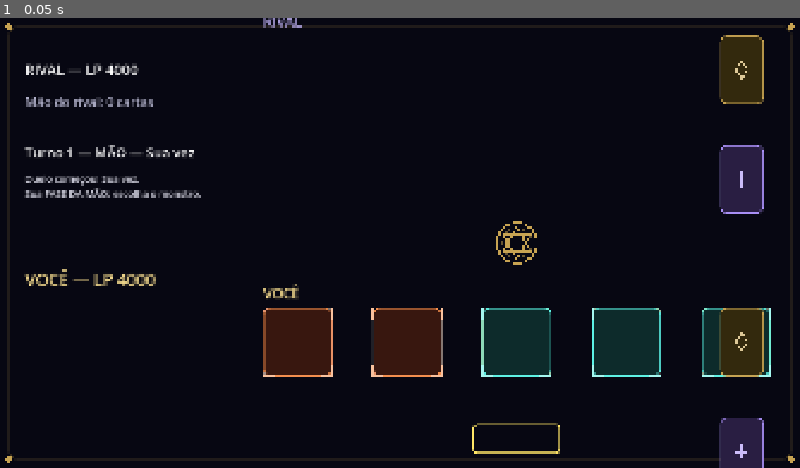
Above: before the commit, frame 1.
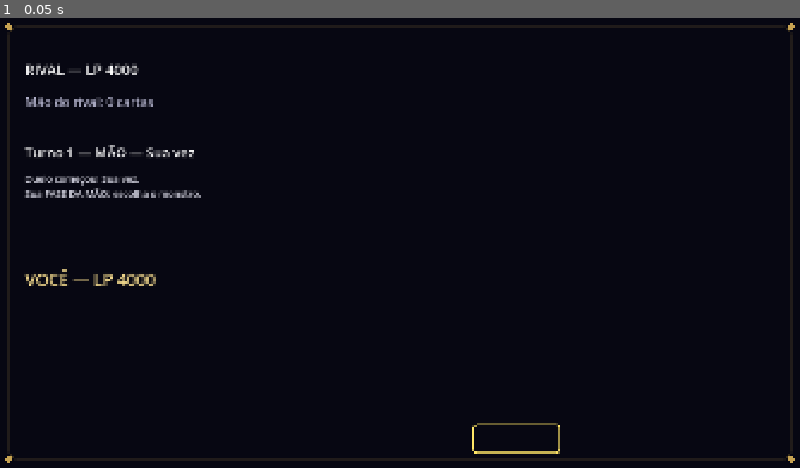
Above: after the commit, the same moment.

Repository: joeyviciousfake-netizen/Astralis
Game: Godot game, scene res://duel_legacy2d/duel_table.tscn
The game is run twice, just before and just after one commit, with the same random seed, the same clock (stepped at 60 frames per second) and the same inputs. This scene is started directly instead of the project's main scene.
Inputs:
- Up to frame 1 (0.05 s): no input

The runs differ from the first frame. In frame 1, 9.3% of the frame differs, in the area x 32-97%, y 0-100%.

Commit message:
D50: o 2D legado tambem parou de ter a mesa escrita no codigo
duel_board.gd tinha as mesmas 7 constantes da grade (a terceira copia). Agora
slot_rect le o layout e devolve Rect2 vazio quando o slot nao esta no arquivo
(quem desenha pula), e as etiquetas dos lados, a divisoria com emblema e os
decks laterais tiram a posicao do DADO em vez de numeros fixos. A tabela 2D
guarda o layout da arena oficial lido uma vez.

Diff:
--- a/astralis/duel_legacy2d/duel_board.gd
+++ b/astralis/duel_legacy2d/duel_board.gd
@@ -6,27 +6,23 @@
 ## 5 slots monstro + 5 slots magia por lado, decks laterais, divisória
 ## e emblema central. Sem regra aqui (R1): só mostra.
 ## Posições prontas p/ colocar as cartas depois via slot_rect().
-## ESPELHO do rival (só DESENHO, IDs/lógica intactos): lado 1 com X
-## invertido (índice 0 à direita) + monstro perto do centro (305) e
-## magia longe (42), espelhando você (695/958).
+## ESPELHO do rival (só DESENHO, IDs/lógica intactos): o lado 1 vem espelhado
+## no X e com as fileiras trocadas — mas quem decide isso é o DADO da arena
+## oficial, não este arquivo (D50).
 
-## Mesmos números da arena oficial (D48: uma arena só, igual ao
-## BoardLayout e ao arena_starter.json; D49: um valor só, 263, em todo o
-## campo). SLOT + GAP = 263 = passo oficial.
-const SLOT := 165.0
-const GAP := 98.0
-const GRID_X := 632.0
+## D50: A MESA É O DADO, E HÁ SÓ UM DELES. Este arquivo NÃO tem mais
+## GRID_X/GAP/Y_* nem nenhuma grade: a posicao de cada slot vem SO do
+## `layout` que o jogo carregou da arena oficial
+## (`schemas/examples/arenas/arena_starter.json`). `Peca` e o LADO do ladrilho
+## em pixels 2D, que é desenho de tela e não dado da mesa.
+
+## Lado do ladrilho desenhado (2D, herda da medida real do card scan).
+const PECA := 165.0
 const COL_DECK_X := 1728.0
 const DECK_W := 105.0
 const DECK_H := 165.0
-
-## Fileiras em ESPELHO (só desenho, igual ao BoardLayout):
-## monstro sempre perto do centro, magia sempre longe, sempre a 263.
-const Y_RIVAL_MONSTRO := 305.0
-const Y_RIVAL_MAGIA := 42.0
+## Divisória no meio da tela (linha, não dado da mesa).
 const Y_DIVISORIA := 540.0
-const Y_VOCE_MONSTRO := 695.0
-const Y_VOCE_MAGIA := 958.0
 
 const COR_FUNDO := Color(0.03, 0.03, 0.07)
 const COR_DOURADO := Color(0.78, 0.64, 0.32)
@@ -45,22 +41,17 @@
 
 ## Retorna o retângulo do slot. lado: 0 = você (baixo), 1 = rival (cima).
 ## tipo: "monstro" ou "magia". indice: 0..4.
-## layout opcional (D24, Dict slot_id->Vector2 da arena): se tem o ID,
-## usa o XY dele; senão usa a grade padrão em ESPELHO do BoardLayout
-## (lado 1 com X invertido + fileiras trocadas). A lógica continua no índice.
+## D50: a posição vem SÓ do `layout` (a arena oficial do jogo). Não existe
+## mais nenhuma grade neste arquivo — era a segunda cópia da mesa, e foi
+## apagada. Sem o ID no layout, devolve um Rect2 vazio: quem desenha pula.
 static func slot_rect(lado: int, tipo: String, indice: int, layout: Dictionary = {}) -> Rect2:
 	var sid := BoardLayoutScript.slot_id(lado, tipo, indice)
-	var padrao := BoardLayoutScript.default_pos(sid)
-	if sid == "" or padrao.x < 0.0:
-		# Tipo/índice inválido: mantém tamanho p/ não quebrar o desenho.
-		var x_q := GRID_X + indice * (SLOT + GAP)
-		if lado == 1:
-			x_q = GRID_X + (4 - indice) * (SLOT + GAP)
-		padrao = Vector2(x_q, Y_VOCE_MONSTRO)
-	if layout.is_empty():
-		return Rect2(padrao, Vector2(SLOT, SLOT))
-	var p := BoardLayoutScript.get_pos(layout, sid, padrao)
-	return Rect2(p, Vector2(SLOT, SLOT))
+	if sid == "":
+		return Rect2()
+	var p := BoardLayoutScript.get_pos(layout, sid)
+	if p == BoardLayoutScript.NULO:
+		return Rect2()
+	return Rect2(p, Vector2(PECA, PECA))
 
 
 static func _fundo_rect(cor_borda: Color, cor_fundo: Color) -> StyleBoxFlat:
@@ -81,31 +72,55 @@
 	draw_style_box(_fundo_rect(COR_DOURADO, Color(0, 0, 0, 0)), moldura)
 	for canto in [moldura.position, Vector2(moldura.end.x, moldura.position.y), Vector2(moldura.position.x, moldura.end.y), moldura.end]:
 		draw_circle(canto, 8, COR_DOURADO)
-	# Etiquetas dos lados (acima da fileira de cima de cada lado:
-	# rival = magia longe 128, você = monstro perto 600).
+	# D50: etiquetas e divisória saem do DADO (a arena oficial), não de
+	# números do código. Sem layout, o desenho do 2D legado fica vazio — é o
+	# preço de não ter uma segunda mesa escondida aqui.
+	var lay: Dictionary = _layout_do_jogo()
+	if lay.is_empty():
+		return
 	var fonte := ThemeDB.fallback_font
-	draw_string(fonte, Vector2(GRID_X, Y_RIVAL_MAGIA - 21), "RIVAL", HORIZONTAL_ALIGNMENT_LEFT, -1, 33, Color(0.7, 0.65, 0.9))
-	draw_string(fonte, Vector2(GRID_X, Y_VOCE_MONSTRO - 21), "VOCÊ", HORIZONTAL_ALIGNMENT_LEFT, -1, 33, Color(0.95, 0.85, 0.55))
-	# Divisória com emblema no meio.
-	var cx := GRID_X + (5 * SLOT + 4 * GAP) / 2.0
+	var p_rival_s := BoardLayoutScript.get_pos(lay, "p1_s0")
+	var p_voce_m := BoardLayoutScript.get_pos(lay, "p0_m0")
+	var x_esq := minf(BoardLayoutScript.get_pos(lay, "p1_m4").x, BoardLayoutScript.get_pos(lay, "p0_m0").x)
+	var x_dir := maxf(BoardLayoutScript.get_pos(lay, "p1_m0").x, BoardLayoutScript.get_pos(lay, "p0_m4").x)
+	draw_string(fonte, Vector2(x_esq, p_rival_s.y - 21.0), "RIVAL", HORIZONTAL_ALIGNMENT_LEFT, -1, 33, Color(0.7, 0.65, 0.9))
+	draw_string(fonte, Vector2(x_esq, p_voce_m.y - 21.0), "VOCÊ", HORIZONTAL_ALIGNMENT_LEFT, -1, 33, Color(0.95, 0.85, 0.55))
+	# Divisória com emblema no meio (linha no meio do campo, medida no dado).
+	var cx := (x_esq + x_dir) / 2.0
+	var y_div := (BoardLayoutScript.get_pos(lay, "p1_m0").y + BoardLayoutScript.get_pos(lay, "p0_m0").y) / 2.0
 	var cor_linha := Color(0.4, 0.4, 0.5, 0.5)
-	draw_line(Vector2(GRID_X, Y_DIVISORIA), Vector2(cx - 66, Y_DIVISORIA), cor_linha, 3.0)
-	draw_line(Vector2(cx + 66, Y_DIVISORIA), Vector2(GRID_X + 5 * SLOT + 4 * GAP, Y_DIVISORIA), cor_linha, 3.0)
-	_emblema(Vector2(cx, Y_DIVISORIA))
+	draw_line(Vector2(x_esq, y_div), Vector2(cx - 66.0, y_div), cor_linha, 3.0)
+	draw_line(Vector2(cx + 66.0, y_div), Vector2(x_dir, y_div), cor_linha, 3.0)
+	_emblema(Vector2(cx, y_div))
 	# Slots: 5 monstro + 5 magia por lado.
 	for i in range(5):
-		_slot(slot_rect(1, "monstro", i), COR_RIVAL_MONSTRO, Color(0.13, 0.09, 0.22))
-		_slot(slot_rect(1, "magia", i), COR_RIVAL_MAGIA, Color(0.22, 0.09, 0.06))
-		_slot(slot_rect(0, "monstro", i), COR_VOCE_MONSTRO, Color(0.17, 0.14, 0.06))
-		_slot(slot_rect(0, "magia", i), COR_VOCE_MAGIA, Color(0.05, 0.17, 0.17))
+		_slot(slot_rect(1, "monstro", i, lay), COR_RIVAL_MONSTRO, Color(0.13, 0.09, 0.22))
+		_slot(slot_rect(1, "magia", i, lay), COR_RIVAL_MAGIA, Color(0.22, 0.09, 0.06))
+		_slot(slot_rect(0, "monstro", i, lay), COR_VOCE_MONSTRO, Color(0.17, 0.14, 0.06))
+		_slot(slot_rect(0, "magia", i, lay), COR_VOCE_MAGIA, Color(0.05, 0.17, 0.17))
 	# Laterais: deck roxo + carta dourada por lado.
-	_carta_costas(Rect2(COL_DECK_X, Y_RIVAL_MONSTRO, DECK_W, DECK_H), COR_RIVAL_MONSTRO, Color(0.16, 0.12, 0.26), true)
-	_carta_costas(Rect2(COL_DECK_X, Y_RIVAL_MAGIA, DECK_W, DECK_H), COR_DOURADO, Color(0.20, 0.16, 0.05), false)
-	_carta_costas(Rect2(COL_DECK_X, Y_VOCE_MONSTRO, DECK_W, DECK_H), COR_DOURADO, Color(0.20, 0.16, 0.05), false)
-	_carta_costas(Rect2(COL_DECK_X, Y_VOCE_MAGIA, DECK_W, DECK_H), COR_RIVAL_MONSTRO, Color(0.16, 0.12, 0.26), true)
+	_carta_costas(Rect2(COL_DECK_X, p_rival_s.y, DECK_W, DECK_H), COR_RIVAL_MONSTRO, Color(0.16, 0.12, 0.26), true)
+	_carta_costas(Rect2(COL_DECK_X, BoardLayoutScript.get_pos(lay, "p1_m0").y, DECK_W, DECK_H), COR_DOURADO, Color(0.20, 0.16, 0.05), false)
+	_carta_costas(Rect2(COL_DECK_X, p_voce_m.y, DECK_W, DECK_H), COR_DOURADO, Color(0.20, 0.16, 0.05), false)
+	_carta_costas(Rect2(COL_DECK_X, BoardLayoutScript.get_pos(lay, "p0_s0").y, DECK_W, DECK_H), COR_RIVAL_MONSTRO, Color(0.16, 0.12, 0.26), true)
+
+
+## D50: o layout que o 2D legado desenha é o da arena oficial (uma só), lido
+## uma vez e guardado. Sem o arquivo, fica vazio e o desenho sai limpo.
+var _lay_cache: Dictionary = {}
+var _lay_pronto := false
+
+
+func _layout_do_jogo() -> Dictionary:
+	if not _lay_pronto:
+		_lay_pronto = true
+		_lay_cache = BoardLayoutScript.load_arena(BoardLayoutScript.arena_oficial_path())
+	return _lay_cache
 
 
 func _slot(r: Rect2, cor_borda: Color, cor_fundo: Color) -> void:
+	if r.size.x <= 0.0:
+		return
 	draw_style_box(_fundo_rect(cor_borda, cor_fundo), r)
 	# Cantos em L mais claros (charme da referência).
 	var clara := cor_borda.lightened(0.45)
--- a/astralis/duel_legacy2d/duel_table.gd
+++ b/astralis/duel_legacy2d/duel_table.gd
@@ -161,13 +161,14 @@
 	_criar_cursor()
 	var state: Dictionary = ProjectLoaderScript.load_initial_state()
 	var data: Dictionary = state.get("data", {})
-	# Arena do duel_setup (só DESENHO): com --project válido sai da pasta
-	# informada; sem o argumento (ou pasta inválida), da embutida.
+	# D50: a arena é o DADO e há só uma (a oficial do jogo). O `arena_id` do
+	# setup é ignorado de propósito, com aviso.
 	var arena_id := str((data.get("duel_setup", {}) as Dictionary).get("arena_id", "arena_starter"))
 	_arena_data = BoardLayoutScript.load_arena_data(BoardLayoutScript.project_arena_path(arena_id))
 	_arena_layout = (_arena_data.get("slots", {}) as Dictionary)
+	BoardLayoutScript.valida_arena_oficial(_arena_layout)
 	if _arena_layout.is_empty():
-		print("[TABLE] Aviso: arena não carregou, usando grade padrão.")
+		print("[TABLE] ERRO: a arena oficial nao carregou. Sem ela o campo nao e desenhado (D50, nao ha grade no codigo).")
 	else:
 		var h0: Dictionary = BoardLayoutScript.get_hand(_arena_data, 0)
 		var h1: Dictionary = BoardLayoutScript.get_hand(_arena_data, 1)
